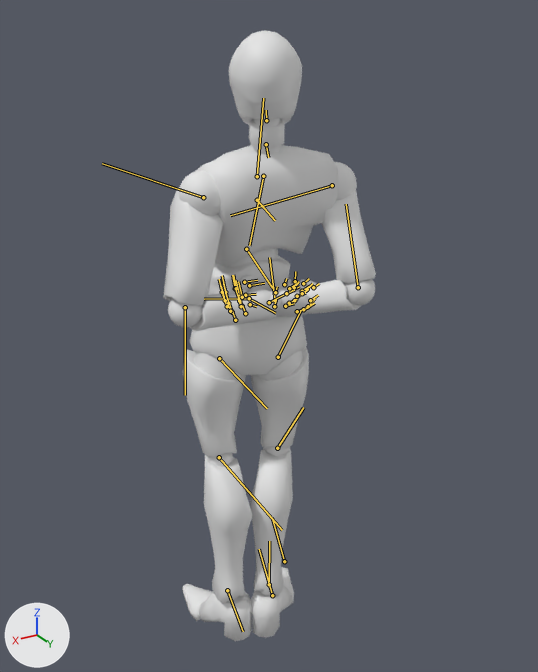
Renders of the FBX model BUTLERGUILLOTINE_UnityProject/Assets/Animation/Butler/NoStuff/Idle.fbx from each side of a commit.
Camera for both pictures: a 50 mm camera at (0.817, 1.405, 1.533) aimed at (-0.021, 0.009, 0.835). Arrows for +X, +Y and +Z are at lower left; the lights stay in place. The older version comes first. Both versions are drawn at frame 51 of the action 'Take 001'; the numbers are the values there. The bones that change, and the others that lie on the model, are drawn over the model as lines.

Objects in the first picture: 'Terrence'.
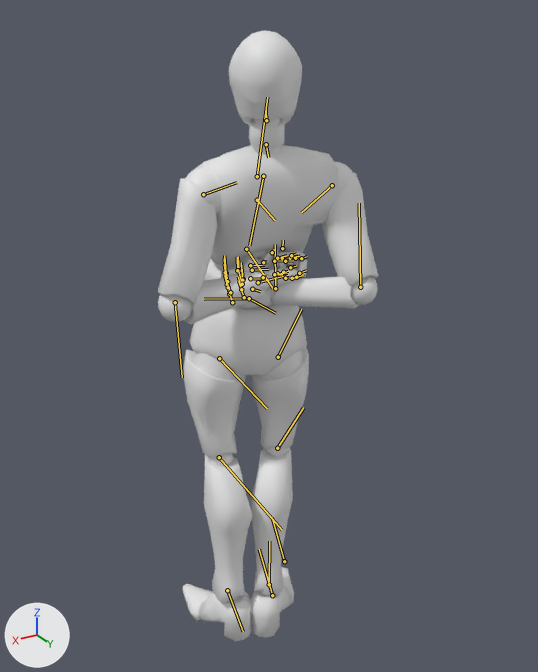
The change, as a list of edits to the scene's bpy script:
```text
Change bone_terrence_r_arm_arm:
    where bone_terrence_r_arm_arm = bpy.data.objects['Armature'].pose.bones['Terrence_R_Arm_Arm']  # child of 'Terrence_R_Shoulder'
    bone_terrence_r_arm_arm.rotation_quaternion: (-0.403, 0.696, -0.568, -0.173) -> (0.739, -0.318, 0.559, -0.2)  # degrees (-149, 44, -66) -> degrees (-76, 44, -66)
Change bone_terrence_r_arm_forearm:
    where bone_terrence_r_arm_forearm = bpy.data.objects['Armature'].pose.bones['Terrence_R_Arm_Forearm']  # child of 'Terrence_R_Arm_Arm'
    bone_terrence_r_arm_forearm.rotation_quaternion: (0.745, 0.089, -0.046, 0.659) -> (0.55, -0.273, 0.532, 0.583)  # degrees (4, -11, 83) -> degrees (48, 65, 125)
Change bone_terrence_l_shoulder:
    where bone_terrence_l_shoulder = bpy.data.objects['Armature'].pose.bones['Terrence_L_Shoulder']  # child of 'Terrence_Spine03'
    bone_terrence_l_shoulder.rotation_quaternion: (0.999, -0.017, 0.047, -0.018) -> (0.999, -0.022, 0.048, 0.008)  # degrees (-2, 5, -2) -> degrees (-2, 5, 1)
Change bone_terrence_l_arm_arm:
    where bone_terrence_l_arm_arm = bpy.data.objects['Armature'].pose.bones['Terrence_L_Arm_Arm']  # child of 'Terrence_L_Shoulder'
    bone_terrence_l_arm_arm.rotation_quaternion: (0.426, 0.757, 0.421, -0.262) -> (0.787, 0.355, 0.504, 0.012)  # degrees (140, 49, 39) -> degrees (67, 52, 37)
Change bone_terrence_l_arm_forearm:
    where bone_terrence_l_arm_forearm = bpy.data.objects['Armature'].pose.bones['Terrence_L_Arm_Forearm']  # child of 'Terrence_L_Arm_Arm'
    bone_terrence_l_arm_forearm.rotation_quaternion: (0.692, 0.088, 0.061, -0.714) -> (-0.383, -0.336, -0.507, 0.696)  # degrees (2, 12, -92) -> degrees (120, 121, 22)
```

Changed parts and their boxes (x1, y1, x2, y2) in the pictures (538 x 672 px):
'Terrence', posed: before (163, 30, 376, 641); after (158, 30, 378, 641)
bone 'Terrence_R_Arm_Arm', root to tip: before (332, 185) to (230, 215); after (332, 185) to (301, 212)
bone 'Terrence_R_Arm_Forearm', root to tip: before (358, 287) to (346, 204); after (360, 287) to (359, 203)
bone 'Terrence_L_Shoulder', root to tip: before (257, 176) to (263, 98); after (257, 176) to (267, 97)
bone 'Terrence_L_Arm_Arm', root to tip: before (203, 197) to (102, 163); after (203, 194) to (236, 182)
bone 'Terrence_L_Arm_Forearm', root to tip: before (185, 307) to (185, 395); after (175, 302) to (182, 377)
